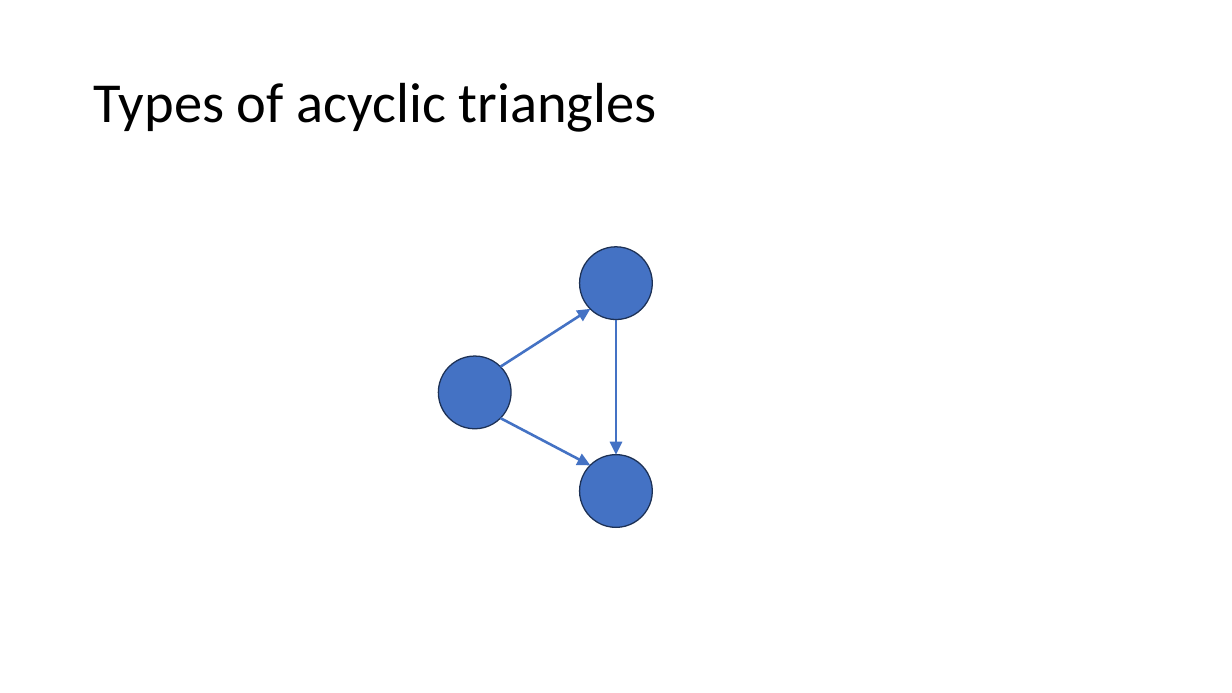
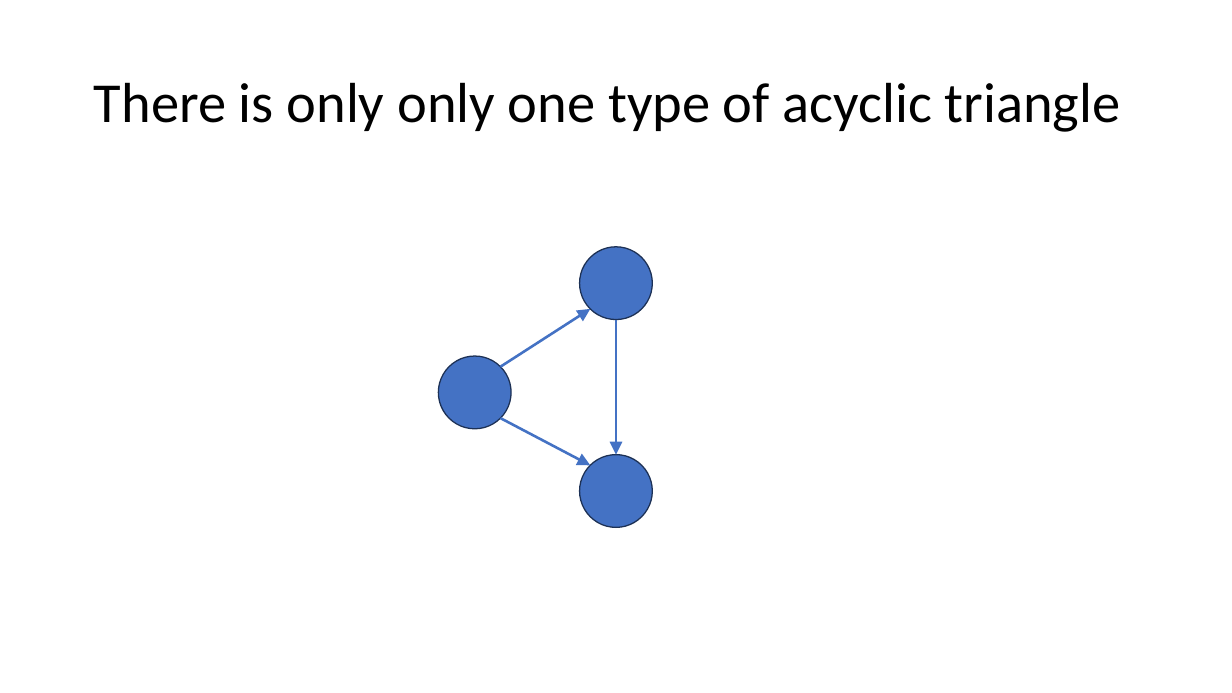
Before and after one commit to samwindels/gradco, a slide deck: slide 30 of presentation.pptx. Drawn at 1232x693 pixels with LibreOffice and Linux fonts; fonts in the diff are those of the drawing. Boxes give left, top, right and bottom in pixels: in the first picture for what was removed or moved away, otherwise in the second. Text is boxed around its words. In the diff, an @@ line names an element or a change of style, - is before the commit and + after.

```diff
--- a/presentation.pptx
+++ b/presentation.pptx
@@ title at [94, 82, 1121, 132]: text changed @@
-Types of acyclic triangles
+There is only only one type of acyclic triangle
```
Also in this commit, not shown: 3 other slides changed.
